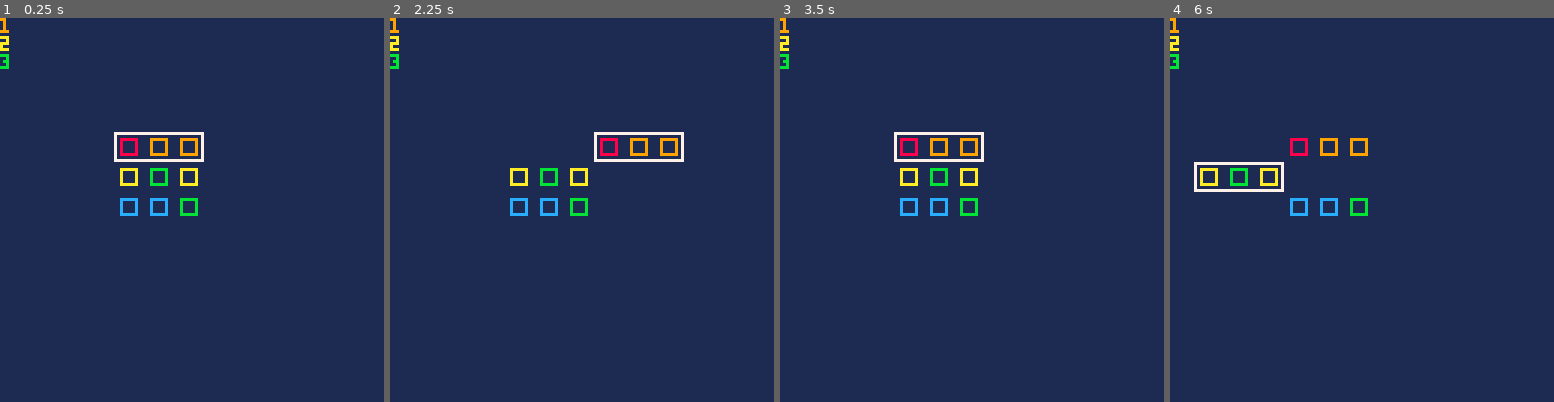
Above: before the commit, frames 1-4 (left to right).
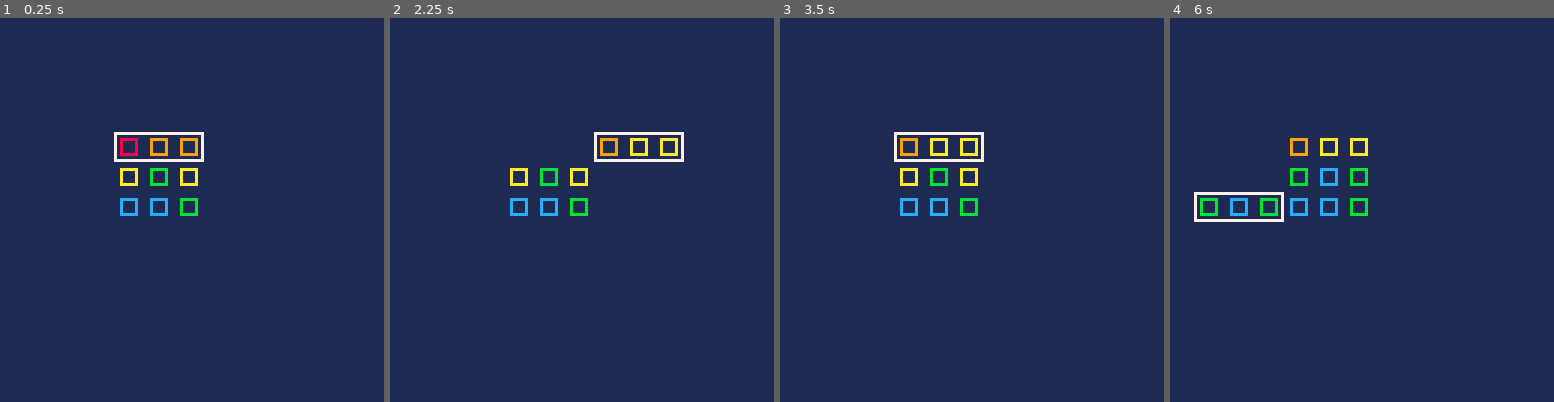
Above: after the commit, the same moments.

Repository: Gecko05/GaussAlchemy
Game: PICO-8 cartridge gauss.p8
The game is run twice, just before and just after one commit, with the same random seed, the same clock (stepped at 60 frames per second) and the same inputs.
Inputs:
- Up to frame 1 (0.25 s): no input
- Up to frame 2 (2.25 s): hold Right 1.6-2.1 s; hold Up from 2.15 s (still down)
- Up to frame 3 (3.5 s): release Up at 2.42 s; hold Right 2.47-3.03 s; hold Left from 3.08 s (still down)
- Up to frame 4 (6 s): release Left at 3.58 s; hold Down 3.63-3.97 s; hold Right 4.02-4.68 s; hold Up 4.73-5.03 s; hold Left 5.08-5.68 s; hold Down from 5.73 s (still down)

The runs differ from the first frame. In frame 1, 0.2% of the frame differs, in the area x 0-3%, y 0-14%; in frame 2, 0.5%; in frame 3, 0.5%; in frame 4, 2.6%, in the area x 0-52%, y 0-54%.

Commit message:
Working prototype of chore mechanics

Diff:
--- a/gauss.lua
+++ b/gauss.lua
@@ -12,17 +12,20 @@
 local nRows = 3
 local initialState = 1
 local Sel = {n = 0, state = initialState}
+local factor = 1
+local dRow = nil
 ---------------------------- R O W S -------------------------
-Row = {n = 0, gems = 0, state = 0}
+Row = {n = 0, gems = 0, state = 0, flag = 0}
 -- n - num of row
 -- gems - table with gems
 -- state : 0 duplicate, 1 in matrix, 2 transmutation
-function Row:new (n, gems, state)
+function Row:new (n, gems, state, flag)
     self.__index = self
     o = {}
     o.n = n
     o.gems = gems
     o.state = state
+    o.flag = flag
     return setmetatable(o, self)
 end
 
@@ -58,13 +61,19 @@
 function drawMatrix()
     for i = 1, nRows do
         matrix[i]:draw()
-        print(matrix[i].n)
+    end
+end
+
+function drawDuplicate()
+    if dRow ~= nil then
+        dRow:draw()
     end
 end
 
 function _draw()
  cls(1)
  drawMatrix()
+ drawDuplicate()
  drawSel()
 end
 ---------------------------- I N I T ------------------------
@@ -77,23 +86,91 @@
     end
 end
 ---------------------------- U P D A T E --------------------
+function duplicateRow(r)
+    dRow = Row:new(r.n, r.gems, 0, r.n)
+end
+
+function addRows(r)
+    if r.n ~= dRow.flag then
+        for i = 1,nRows do
+            local gem1 = matrix[r.n].gems[i]
+            local gem2 = dRow.gems[i]
+            gem1 = gem1 + gem2
+            if gem1 > 2 then
+                gem1 = -2
+            elseif gem1 < -2 then
+                gem1 = 2
+            end
+            matrix[r.n].gems[i] = gem1
+        end
+    end
+end
+
 -- d - 1 to the right
 -- d - 0 to the left
 function moveRow(d)
     local r = matrix[Sel.n+1]
-    if d == 1 and r.state < 2 then
+    if d == 1 and Sel.state == 0 then
+        addRows(r)
+        dRow = nil
+        Sel.state = 1
+    elseif d == 1 and Sel.state < 2 then
         r.state = r.state + 1
-    elseif d == 0 and r.state > 0 then
+        Sel.state = r.state
+    elseif d == 0 and Sel.state > 1 then
         r.state = r.state - 1
+        Sel.state = r.state
+    elseif d == 0 and Sel.state == 1 then
+        duplicateRow(r)
+        dRow.state = 0
+        Sel.state = dRow.state
     end
-    Sel.state = r.state
+end
+
+function transmuteRow(r)
+    for i=1, nRows do
+        local rowG = matrix[r].gems
+        local gem = rowG[i]
+        gem = gem + factor
+        if gem < -2 then
+            gem = 2
+        elseif gem > 2 then
+            gem = -2
+        end
+        matrix[r].gems[i] = gem
+        printh(gem, 'debug.txt', true)
+    end
+end
+
+function processUp()
+    if Sel.n > 0 and Sel.state == 1 then
+        Sel.n = Sel.n - 1
+    elseif Sel.state == 2 then -- Transmutation
+        factor = 1
+        transmuteRow(Sel.n+1)
+    elseif Sel.state == 0 and Sel.n > 0 then -- Duplicate and add
+        Sel.n = Sel.n - 1
+        dRow.n = Sel.n + 1
+    end
+end
+
+function processDown()
+    if Sel.n < 2 and Sel.state == 1 then
+        Sel.n = Sel.n + 1
+    elseif Sel.state == 2 then -- Transmutation
+        factor = -1
+        transmuteRow(Sel.n+1)
+    elseif Sel.state == 0 and Sel.n < 2 then
+        Sel.n = Sel.n + 1
+        dRow.n = Sel.n + 1
+    end
 end
 
 function _update()
- if btnp(3) and Sel.n < 2 and Sel.state == 1 then
-  Sel.n = Sel.n + 1
- elseif btnp(2) and Sel.n > 0 and Sel.state == 1 then
-  Sel.n = Sel.n - 1
+ if btnp(3) then
+  processDown()
+ elseif btnp(2) then
+  processUP()
  elseif btnp(1) then
   moveRow(1)
  elseif btnp(0) then
--- a/gauss.p8
+++ b/gauss.p8
@@ -15,17 +15,20 @@
 local nrows = 3
 local initialstate = 1
 local sel = {n = 0, state = initialstate}
+local factor = 1
+local drow = nil
 ---------------------------- r o w s -------------------------
-row = {n = 0, gems = 0, state = 0}
+row = {n = 0, gems = 0, state = 0, flag = 0}
 -- n - num of row
 -- gems - table with gems
 -- state : 0 duplicate, 1 in matrix, 2 transmutation
-function row:new (n, gems, state)
+function row:new (n, gems, state, flag)
     self.__index = self
     o = {}
     o.n = n
     o.gems = gems
     o.state = state
+    o.flag = flag
     return setmetatable(o, self)
 end
 
@@ -61,13 +64,19 @@
 function drawmatrix()
     for i = 1, nrows do
         matrix[i]:draw()
-        print(matrix[i].n)
+    end
+end
+
+function drawduplicate()
+    if drow ~= nil then
+        drow:draw()
     end
 end
 
 function _draw()
  cls(1)
  drawmatrix()
+ drawduplicate()
  drawsel()
 end
 ---------------------------- i n i t ------------------------
@@ -80,23 +89,91 @@
     end
 end
 ---------------------------- u p d a t e --------------------
+function duplicaterow(r)
+    drow = row:new(r.n, r.gems, 0, r.n)
+end
+
+function addrows(r)
+    if r.n ~= drow.flag then
+        for i = 1,nrows do
+            local gem1 = matrix[r.n].gems[i]
+            local gem2 = drow.gems[i]
+            gem1 = gem1 + gem2
+            if gem1 > 2 then
+                gem1 = -2
+            elseif gem1 < -2 then
+                gem1 = 2
+            end
+            matrix[r.n].gems[i] = gem1
+        end
+    end
+end
+
 -- d - 1 to the right
 -- d - 0 to the left
 function moverow(d)
     local r = matrix[sel.n+1]
-    if d == 1 and r.state < 2 then
+    if d == 1 and sel.state == 0 then
+        addrows(r)
+        drow = nil
+        sel.state = 1
+    elseif d == 1 and sel.state < 2 then
         r.state = r.state + 1
-    elseif d == 0 and r.state > 0 then
+        sel.state = r.state
+    elseif d == 0 and sel.state > 1 then
         r.state = r.state - 1
+        sel.state = r.state
+    elseif d == 0 and sel.state == 1 then
+        duplicaterow(r)
+        drow.state = 0
+        sel.state = drow.state
     end
-    sel.state = r.state
+end
+
+function transmuterow(r)
+    for i=1, nrows do
+        local rowg = matrix[r].gems
+        local gem = rowg[i]
+        gem = gem + factor
+        if gem < -2 then
+            gem = 2
+        elseif gem > 2 then
+            gem = -2
+        end
+        matrix[r].gems[i] = gem
+        printh(gem, 'debug.txt', true)
+    end
+end
+
+function processup()
+    if sel.n > 0 and sel.state == 1 then
+        sel.n = sel.n - 1
+    elseif sel.state == 2 then -- transmutation
+        factor = 1
+        transmuterow(sel.n+1)
+    elseif sel.state == 0 and sel.n > 0 then -- duplicate and add
+        sel.n = sel.n - 1
+        drow.n = sel.n + 1
+    end
+end
+
+function processdown()
+    if sel.n < 2 and sel.state == 1 then
+        sel.n = sel.n + 1
+    elseif sel.state == 2 then -- transmutation
+        factor = -1
+        transmuterow(sel.n+1)
+    elseif sel.state == 0 and sel.n < 2 then
+        sel.n = sel.n + 1
+        drow.n = sel.n + 1
+    end
 end
 
 function _update()
- if btnp(3) and sel.n < 2 and sel.state == 1 then
-  sel.n = sel.n + 1
- elseif btnp(2) and sel.n > 0 and sel.state == 1 then
-  sel.n = sel.n - 1
+ if btnp(3) then
+  processdown()
+ elseif btnp(2) then
+  processup()
  elseif btnp(1) then
   moverow(1)
  elseif btnp(0) then
